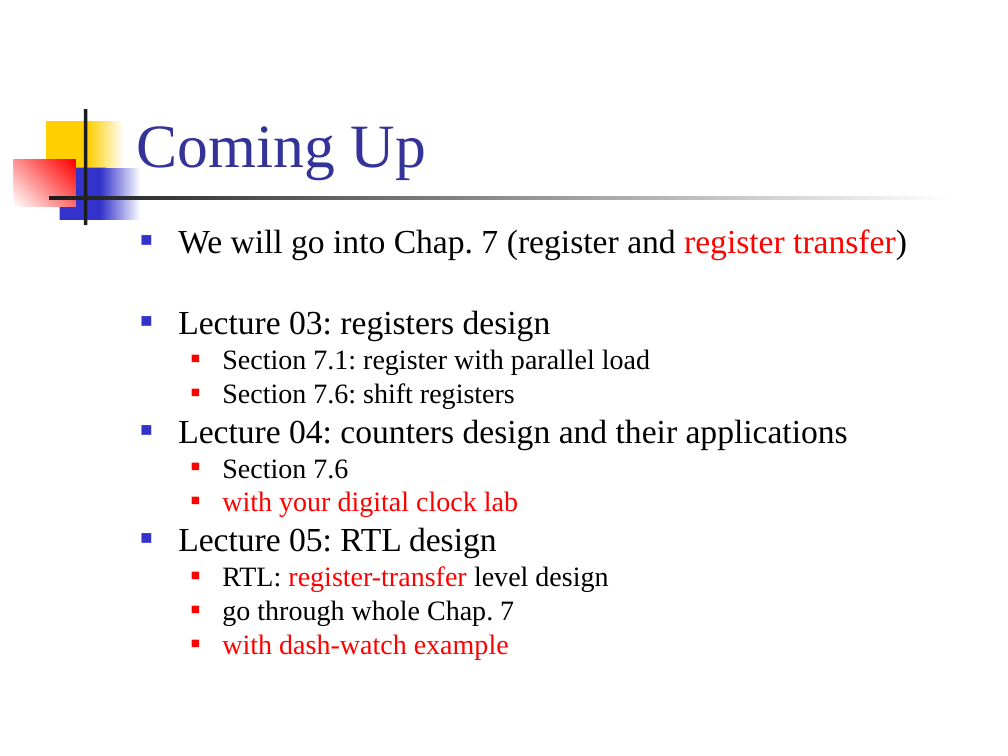
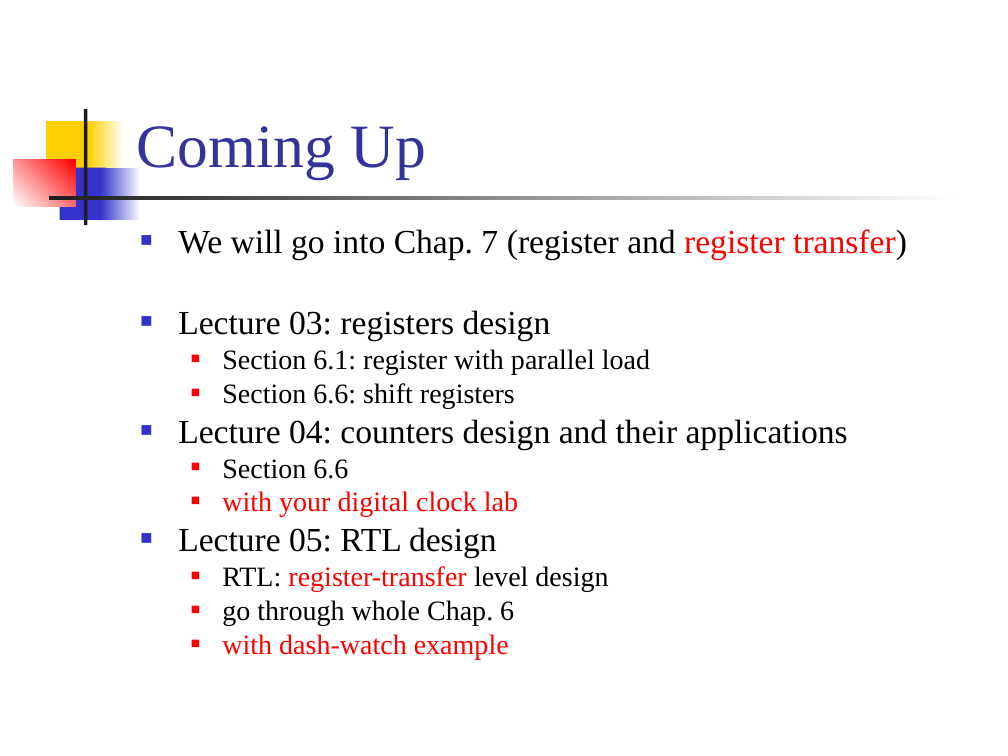
Before and after one commit to CGUSystemCourses/ComputerOrg-2016, a slide deck: slide 151 of Lectures/lec04-counters/lec04-counters.ppt. Drawn at 1008x756 pixels with LibreOffice and Linux fonts; fonts in the diff are those of the drawing. Boxes give left, top, right and bottom in pixels: in the first picture for what was removed or moved away, otherwise in the second. Text is boxed around its words. In the diff, an @@ line names an element or a change of style, - is before the commit and + after.

```diff
--- a/Lectures/lec04-counters/lec04-counters.ppt
+++ b/Lectures/lec04-counters/lec04-counters.ppt
@@ text at <box>222,349,650,408</box>: text changed @@
-  ■ Section 7.1: register with parallel load
-  ■ Section 7.6: shift registers
+  ■ Section 6.1: register with parallel load
+  ■ Section 6.6: shift registers
@@ text at <box>222,459,348,479</box>: text changed @@
-  ■ Section 7.6
+  ■ Section 6.6
@@ text at <box>222,600,514,625</box>: text changed @@
-  ■ go through whole Chap. 7
+  ■ go through whole Chap. 6
```
Also in this commit, not shown: 3 other slides changed.
